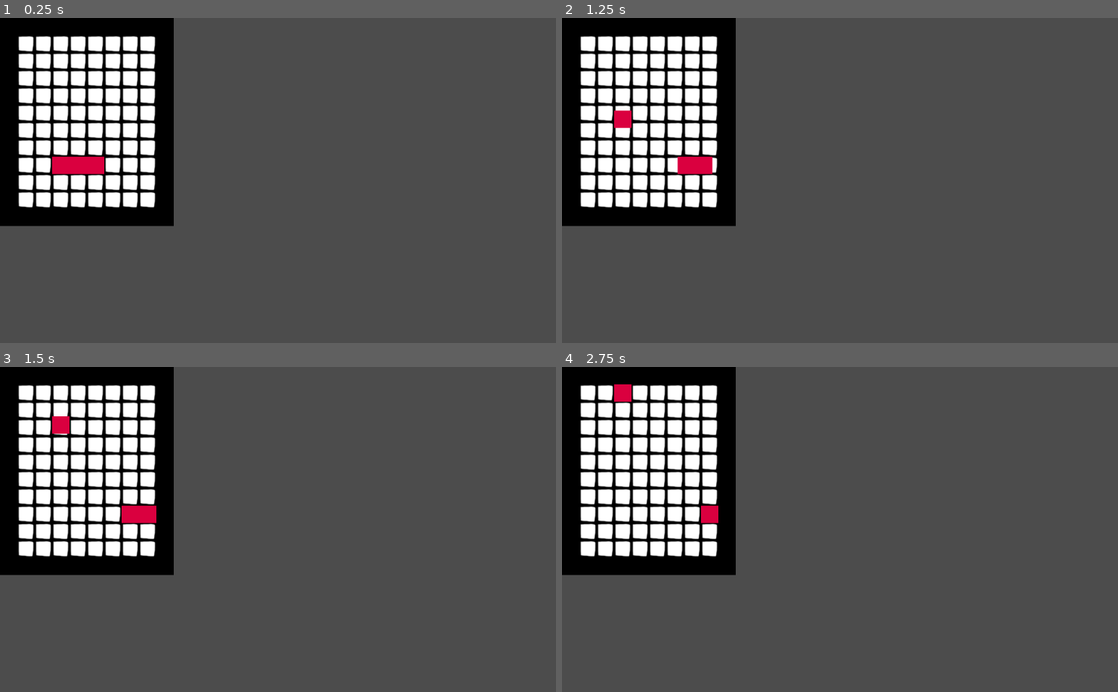
Above: before the commit, frames 1-4 (two rows, left to right).
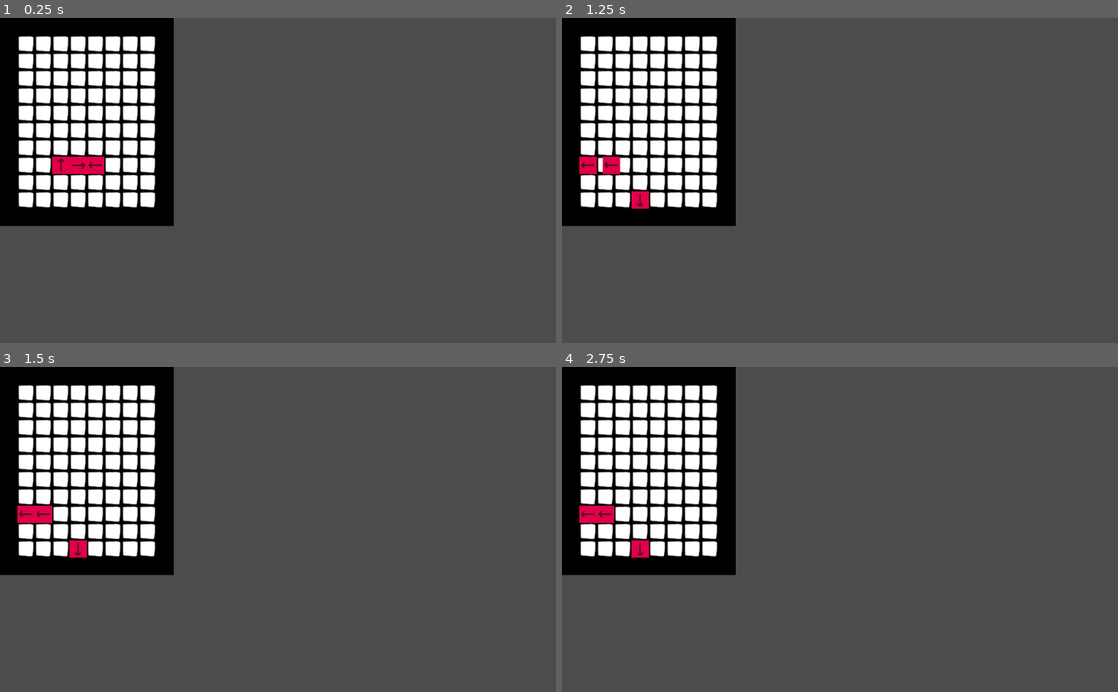
Above: after the commit, the same moments.

Repository: Denomycor/GSD1
Game: Godot game, scene res://source/board/Board.tscn
The game is run twice, just before and just after one commit, with the same random seed, the same clock (stepped at 60 frames per second) and the same inputs. The project has no main scene, so this scene is started directly.
Inputs:
- Up to frame 1 (0.25 s): no input
- Up to frame 2 (1.25 s): tap Enter at 0.5 s
- Up to frame 3 (1.5 s): no input
- Up to frame 4 (2.75 s): no input

The runs differ from the first frame. In frame 1, less than 0.1% of the frame differs, in the area x 10-19%, y 43-48%; in frame 2, 1.1%, in the area x 3-28%, y 28-59%; in frame 3, 1.0%; in frame 4, 0.9%.

Commit message:
Added rotation to pieces

Diff:
--- a/source/board/Board.gd
+++ b/source/board/Board.gd
@@ -29,14 +29,17 @@
 	"wwwwwwwwwwww",
 	], Vector2(12, 10))
 
-	var piece = add_piece(preload("res://source/pieces/Piece.tscn"), Vector2(5,8), 0, Vector2.UP)
-	var piece2 = add_piece(preload("res://source/pieces/Piece.tscn"), Vector2(4,8), 0, Vector2.UP)
+	var piece = add_piece(preload("res://source/pieces/Piece.tscn"), Vector2(5,8), 0, Vector2.LEFT)
+	var piece2 = add_piece(preload("res://source/pieces/Piece.tscn"), Vector2(4,8), 0, Vector2.RIGHT)
 	var piece3 = add_piece(preload("res://source/pieces/Piece.tscn"), Vector2(3,8), 0, Vector2.UP)
 	#var piece4 = add_piece(preload("res://source/pieces/Piece.tscn"), Vector2(5,8), 0, Vector2.UP)
 
-	piece.add_tag_moving(10, Vector2.RIGHT)
+	piece.add_tag_moving(10, Vector2.LEFT)
 	piece2.add_tag_moving(10, Vector2.RIGHT)
 	piece3.add_tag_moving(10, Vector2.UP)
+	#piece.add_tag_rotating(-PI/2)
+	piece2.add_tag_rotating(PI/2)
+	piece3.add_tag_rotating(-PI/2)
 	#piece4.add_tag_moving(1, Vector2.DOWN)
 
 	$Timer2.start() #temp
@@ -47,17 +50,25 @@
 	$Timer2.start() #temp
 	yield($Timer2, "timeout")
 
-	piece2.destroy()
-
 
 func process_move(piece, move_list, next_list):
 	var piece_eval_first = piece.check_other_piece_in_way(move_list)
 	if piece_eval_first != null:
 		move_list.remove(piece_eval_first[1])
 		process_move(piece_eval_first[0], move_list, next_list)
+
+	var already_added = false
+
 	# process one move eval
 	# 1 - check if anyone affects you
 	# 2 - check if you affect anyone
+
+	if piece.tag_list.has(tags.ROTATING):
+		piece.rotate2()
+		if !already_added:
+			next_list.append(piece)
+			already_added = true
+
 	if piece.tag_list.has(tags.MOVING):
 		if piece.avaiable_move():
 			pieces[piece.boardPos.x][piece.boardPos.y] = null
@@ -65,7 +76,10 @@
 			pieces[piece.boardPos.x][piece.boardPos.y] = piece
 		else:
 			piece.collided()
-		next_list.append(piece)
+
+		if !already_added:
+			next_list.append(piece)
+			already_added = true
 
 
 func solve(move_list, immediate_list):
--- a/source/pieces/Piece.gd
+++ b/source/pieces/Piece.gd
@@ -23,10 +23,17 @@
 	self.direction = direction
 	self.play_speed = play_speed
 	self.id = id
+	var correct = direction.rotated(PI/2)
+	$Sprite.rotation = atan2(correct.y, correct.x)
 
 
 func add_tag_moving(moves, direction):
 	tag_list[tags.MOVING] = [moves, direction]
+	return self
+
+
+func add_tag_rotating(angle):
+	tag_list[tags.ROTATING] = angle
 	return self
 
 
@@ -36,8 +43,19 @@
 		tag_list[tags.MOVING][0] -= 1
 	else:
 		tag_list.erase(tags.MOVING)
-	$MoveTween.interpolate_property(self, "position", position, board.grid.map_to_world(boardPos), play_speed)
-	$MoveTween.start()
+	$Tween.interpolate_property(self, "position", position, board.grid.map_to_world(boardPos), play_speed)
+	$Tween.start()
+
+
+func rotate2():
+	var angle = tag_list[tags.ROTATING]
+	direction = direction.rotated(angle)
+	if tag_list.has(tags.MOVING):
+		tag_list[tags.MOVING][1] = tag_list[tags.MOVING][1].rotated(angle)
+	tag_list.erase(tags.ROTATING)
+
+	$Tween.interpolate_property($Sprite, "rotation", $Sprite.rotation, $Sprite.rotation+angle, play_speed)
+	$Tween.start()
 
 
 func avaiable_move():
@@ -45,11 +63,27 @@
 
 
 func check_other_piece_in_way(move_list):
-	for i in range(move_list.size()):
-		var piece = move_list[i]
-		if piece.tag_list.has(tags.MOVING):
-			if piece.boardPos == boardPos + tag_list[tags.MOVING][1] and piece.tag_list[tags.MOVING][1]*-1 != tag_list[tags.MOVING][1]:
-				return [piece, i]
+	if tag_list.has(tags.MOVING):
+		for i in range(move_list.size()):
+			var piece = move_list[i]
+			if piece.tag_list.has(tags.MOVING):
+
+				# ill rotate before moving
+				if tag_list.has(tags.ROTATING) and !piece.tag_list.has(tags.ROTATING):
+					if piece.boardPos == boardPos + tag_list[tags.MOVING][1].rotated(tag_list[tags.ROTATING]) and piece.tag_list[tags.MOVING][1]*-1 != tag_list[tags.MOVING][1].rotated(tag_list[tags.ROTATING]):
+						return [piece, i]
+				# noone will rotate before moving
+				elif !tag_list.has(tags.ROTATING) and !piece.tag_list.has(tags.ROTATING):
+					if piece.boardPos == boardPos + tag_list[tags.MOVING][1] and piece.tag_list[tags.MOVING][1]*-1 != tag_list[tags.MOVING][1]:
+						return [piece, i]
+				# other will rotate before moving
+				elif !tag_list.has(tags.ROTATING) and piece.tag_list.has(tags.ROTATING):
+					if piece.boardPos == boardPos + tag_list[tags.MOVING][1] and piece.tag_list[tags.MOVING][1].rotated(piece.tag_list[tags.ROTATING])*-1 != tag_list[tags.MOVING][1]:
+						return [piece, i]
+				# both will rotate before moving
+				elif tag_list.has(tags.ROTATING) and piece.tag_list.has(tags.ROTATING):
+					if piece.boardPos == boardPos + tag_list[tags.MOVING][1].rotated(tag_list[tags.ROTATING]) and piece.tag_list[tags.MOVING][1].rotated(piece.tag_list[tags.ROTATING])*-1 != tag_list[tags.MOVING][1].rotated(tag_list[tags.ROTATING]):
+						return [piece, i]
 	return null
 
 
--- a/source/pieces/Piece.tscn
+++ b/source/pieces/Piece.tscn
@@ -11,6 +11,4 @@
 position = Vector2( 16, 16 )
 texture = ExtResource( 2 )
 
-[node name="MoveTween" type="Tween" parent="."]
-
-[node name="RotateTween" type="Tween" parent="."]
+[node name="Tween" type="Tween" parent="."]
--- a/source/pieces/Tags.gd
+++ b/source/pieces/Tags.gd
@@ -3,5 +3,6 @@
 
 enum {
 	MOVING, # remaining moves, direction
+	ROTATING, # angle
 	ACTIVABLE, # whether is activated or not (bool)
 }
Binary file changed: assets/red2.png
